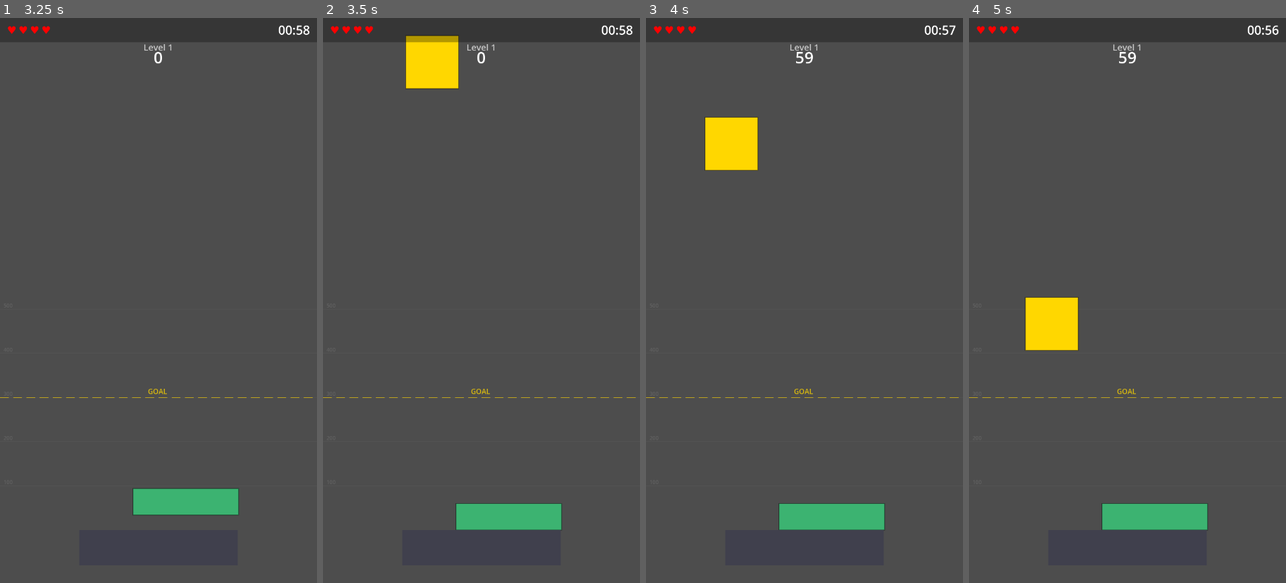
Above: before the commit, frames 1-4 (left to right).
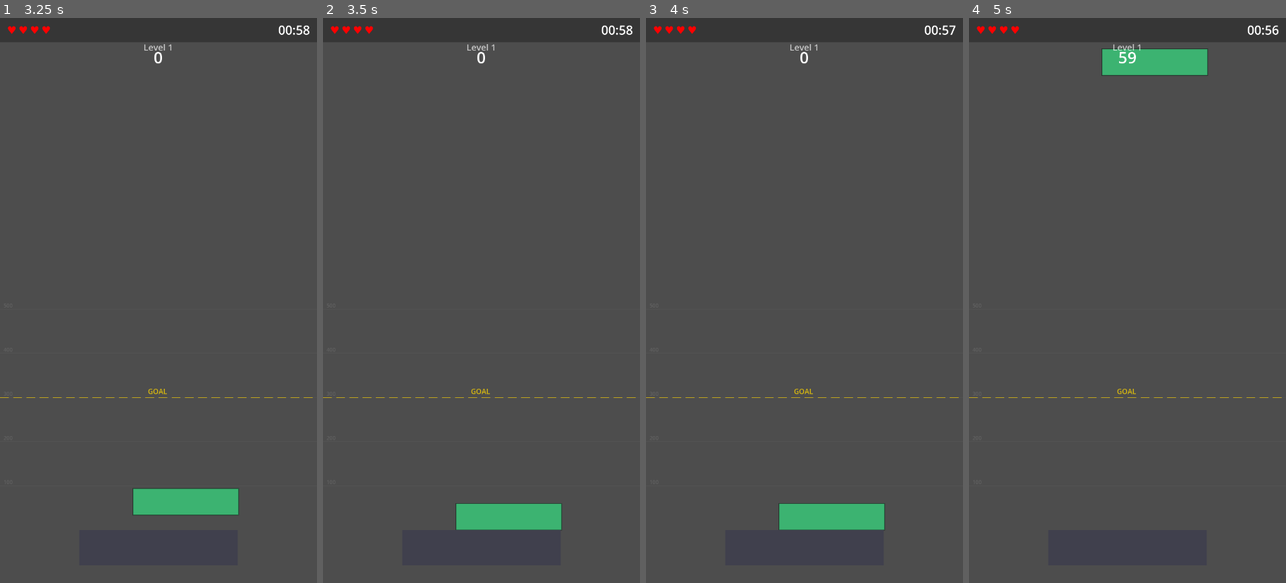
Above: after the commit, the same moments.

Repository: PartlyWhole/ToppleClone
Game: Godot game, scene res://main/main.tscn
The game is run twice, just before and just after one commit, with the same random seed, the same clock (stepped at 60 frames per second) and the same inputs.
Inputs (mouse positions are in pixels of both pictures, inside the frame that each line leads up to):
- Up to frame 1 (3.25 s): click "PLAY" at 0.5 s; tap Enter at 1.25 s; drag from (168, 63) to (190, 176) at 1.27 s; drag from (95, 328) to (142, 413) at 2.02 s; move the mouse to (190, 176) at 2.77 s; tap Ctrl at 2.85 s; click (190, 176) at 2.92 s
- Up to frame 2 (3.5 s): no input
- Up to frame 3 (4 s): drag from (753, 63) to (709, 215) at 3.52 s
- Up to frame 4 (5 s): move the mouse to (1222, 385) at 4.27 s; tap Enter at 4.35 s; click (1222, 385) at 4.42 s

Frame 1 is identical in both runs. In frame 2, 1.6% of the frame differs, in the area x 26-43%, y 3-13%; in frame 3, 1.7%; in frame 4, 4.8%, in the area x 17-76%, y 5-91%.

Commit message:
feat: delay spawn when block is above goal, require longer settle
If the dragged block starts above the goal line, the next block
does not spawn on a timer. Instead it waits for the block's
`placed` signal (contact + low velocity + 1.0s stability vs the
normal 0.3s). This prevents cheesing the win with a teetering block.

Co-Authored-By: Claude Opus 4.6 (1M context) <noreply@anthropic.com>

Diff:
--- a/features/blocks/scripts/draggable_block.gd
+++ b/features/blocks/scripts/draggable_block.gd
@@ -30,6 +30,7 @@
 
 var shape_type: StringName = &""
 var is_placed: bool = false
+var settle_time_override: float = -1.0
 var _bounding_size: Vector2 = Vector2(60.0, 60.0)
 var _is_dragging: bool = false
 var _is_released: bool = false
@@ -178,9 +179,10 @@
 func _check_settlement(state: PhysicsDirectBodyState2D) -> void:
 	var is_slow: bool = state.linear_velocity.length_squared() < SETTLE_VELOCITY_SQ
 	var has_contact: bool = state.get_contact_count() > 0
+	var required_time: float = settle_time_override if settle_time_override > 0.0 else SETTLE_TIME
 	if is_slow and has_contact:
 		_settle_timer += state.step
-		if _settle_timer >= SETTLE_TIME:
+		if _settle_timer >= required_time:
 			is_placed = true
 			contact_monitor = false
 			placed.emit()
--- a/features/gameplay/scripts/game_manager.gd
+++ b/features/gameplay/scripts/game_manager.gd
@@ -9,6 +9,7 @@
 const HEIGHT_SCAN_INTERVAL: float = 0.5
 const SPAWN_DELAY: float = 2.0
 const SPAWN_TOP_MARGIN: float = 100.0
+const GOAL_SETTLE_TIME: float = 1.0
 const BASE_TARGET_HEIGHT: float = 300.0
 const HEIGHT_PER_LEVEL: float = 200.0
 
@@ -179,6 +180,17 @@
 	block.gravity_scale = 1.0
 	block.collision_layer = 1
 	block.collision_mask = 1
+	var goal_y: float = GameplayController.PLATFORM_SURFACE_Y - _get_level_target()
+	if block.position.y <= goal_y:
+		block.settle_time_override = GOAL_SETTLE_TIME
+		block.placed.connect(_on_goal_block_placed, CONNECT_ONE_SHOT)
+	else:
+		get_tree().create_timer(SPAWN_DELAY).timeout.connect(_spawn_block)
+
+
+func _on_goal_block_placed() -> void:
+	if _state != State.PLAYING:
+		return
 	get_tree().create_timer(SPAWN_DELAY).timeout.connect(_spawn_block)
 
 
